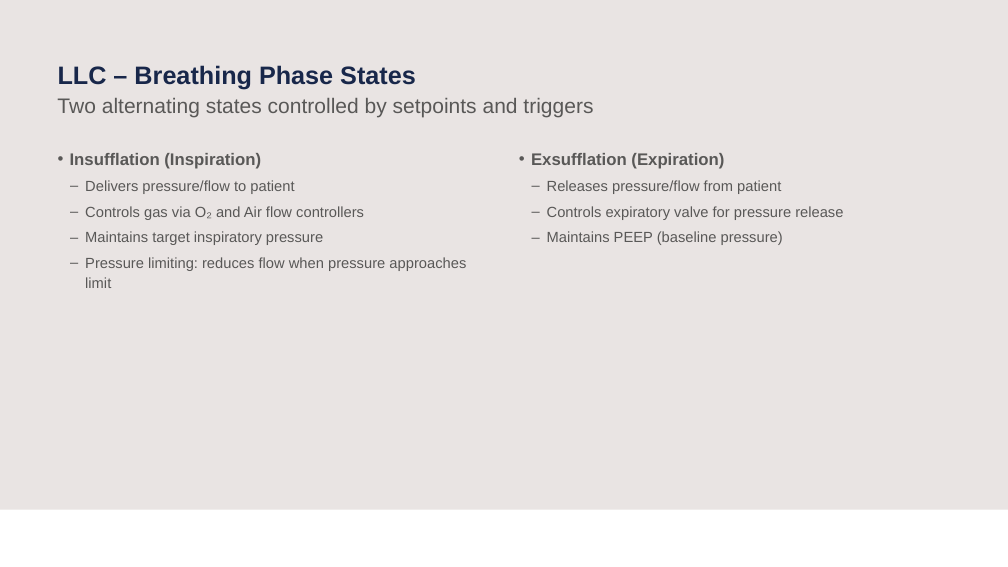
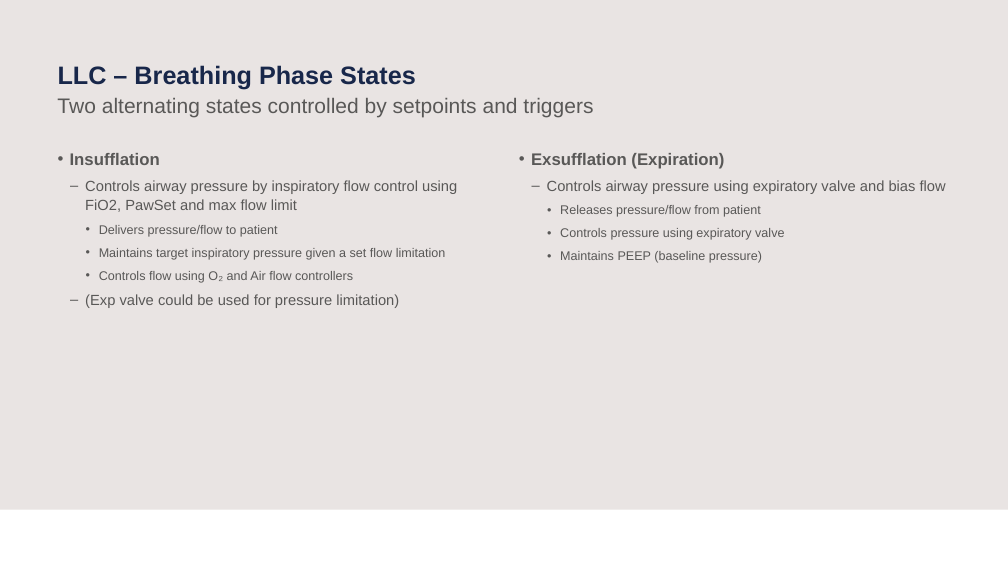
Before and after one commit to Teknosofen/ParallelMixer, a slide deck: slide 10 of documentation/presentation/Ventilator_Control_Architecture.pptx (slide 7 before the commit). Drawn at 1008x567 pixels with LibreOffice and Linux fonts; fonts in the diff are those of the drawing; background and template pictures are left out. Boxes give left, top, right and bottom in pixels: in the first picture for what was removed or moved away, otherwise in the second. Text is boxed around its words. In the diff, an @@ line names an element or a change of style, - is before the commit and + after.

```diff
--- a/documentation/presentation/Ventilator_Control_Architecture.pptx
+++ b/documentation/presentation/Ventilator_Control_Architecture.pptx
@@ text at bbox=[70, 153, 457, 212]: text changed; size 16 to 14 pt; bold off @@
-• Insufflation (Inspiration)
+• Insufflation
+  ‒ Controls airway pressure by inspiratory flow control using FiO2, PawSet and max flow limit
@@ text at bbox=[547, 180, 946, 194]: paragraph added @@
+  ‒ Controls airway pressure using expiratory valve and bias flow
@@ text at bbox=[560, 205, 762, 263]: size 14 to 12 pt in "Releases pressure/flow from patient", "Maintains PEEP (baseline pressure)"; bullet ‒ to •; list level 2 to 3 in "Releases pressure/flow from patient"; list level 2 to 3 in "Maintains PEEP (baseline pressure)" @@
@@ text at bbox=[99, 225, 278, 237]: size 14 to 12 pt in "Delivers pressure/flow to patient"; bullet ‒ to •; list level 2 to 3 in "Delivers pressure/flow to patient" @@
@@ text at bbox=[560, 228, 784, 240]: text changed; size 14 to 12 pt @@
-  ‒ Controls expiratory valve for pressure release
+    • Controls pressure using expiratory valve
@@ text at bbox=[85, 248, 446, 308]: text changed; size 14 to 12 pt @@
-  ‒ Controls gas via O₂ and Air flow controllers
-  ‒ Maintains target inspiratory pressure
-  ‒ Pressure limiting: reduces flow when pressure approaches limit
+    • Maintains target inspiratory pressure given a set flow limitation
+    • Controls flow using O₂ and Air flow controllers
+  ‒ (Exp valve could be used for pressure limitation)
```
Also in this commit, not shown: 8 other slides changed, 12 slides added, 4 slides removed, 10 other files.
